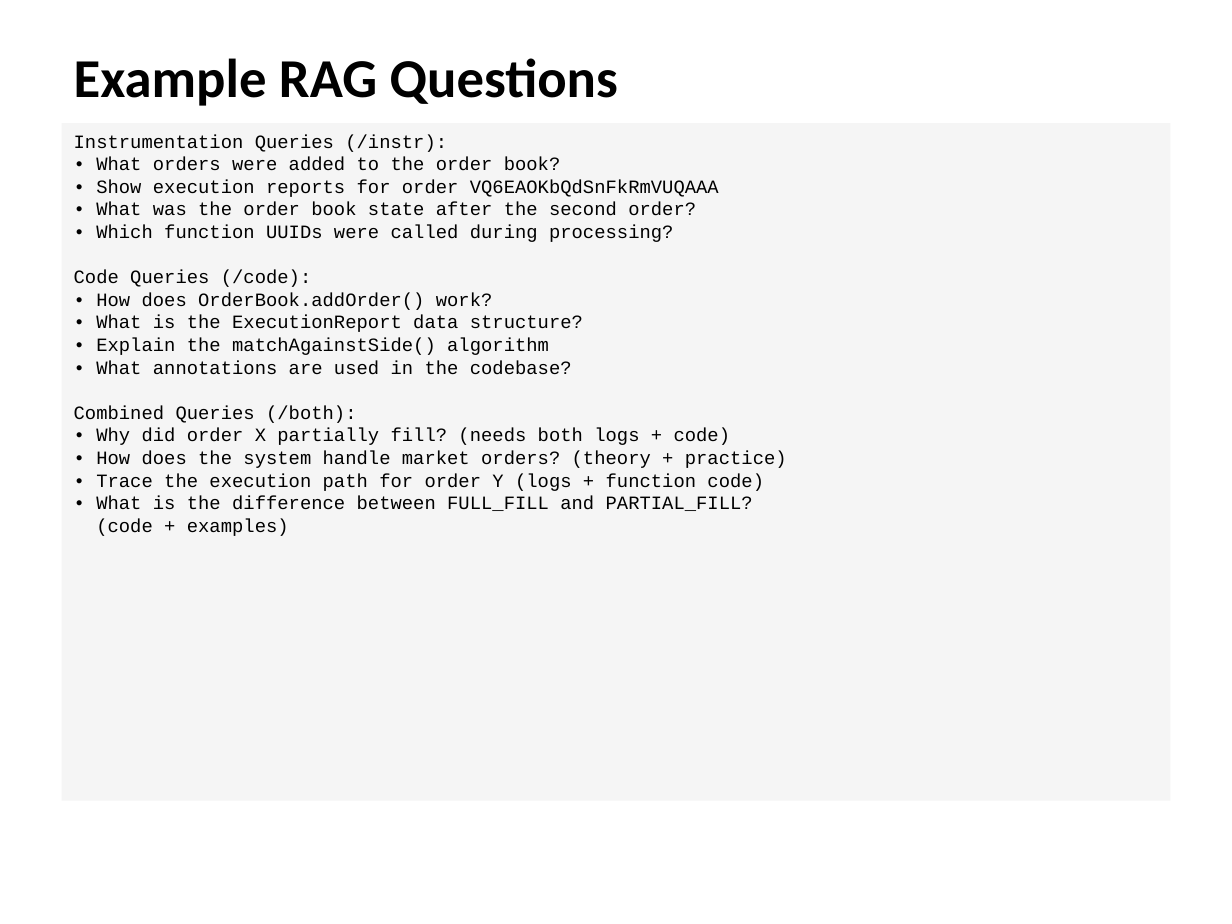
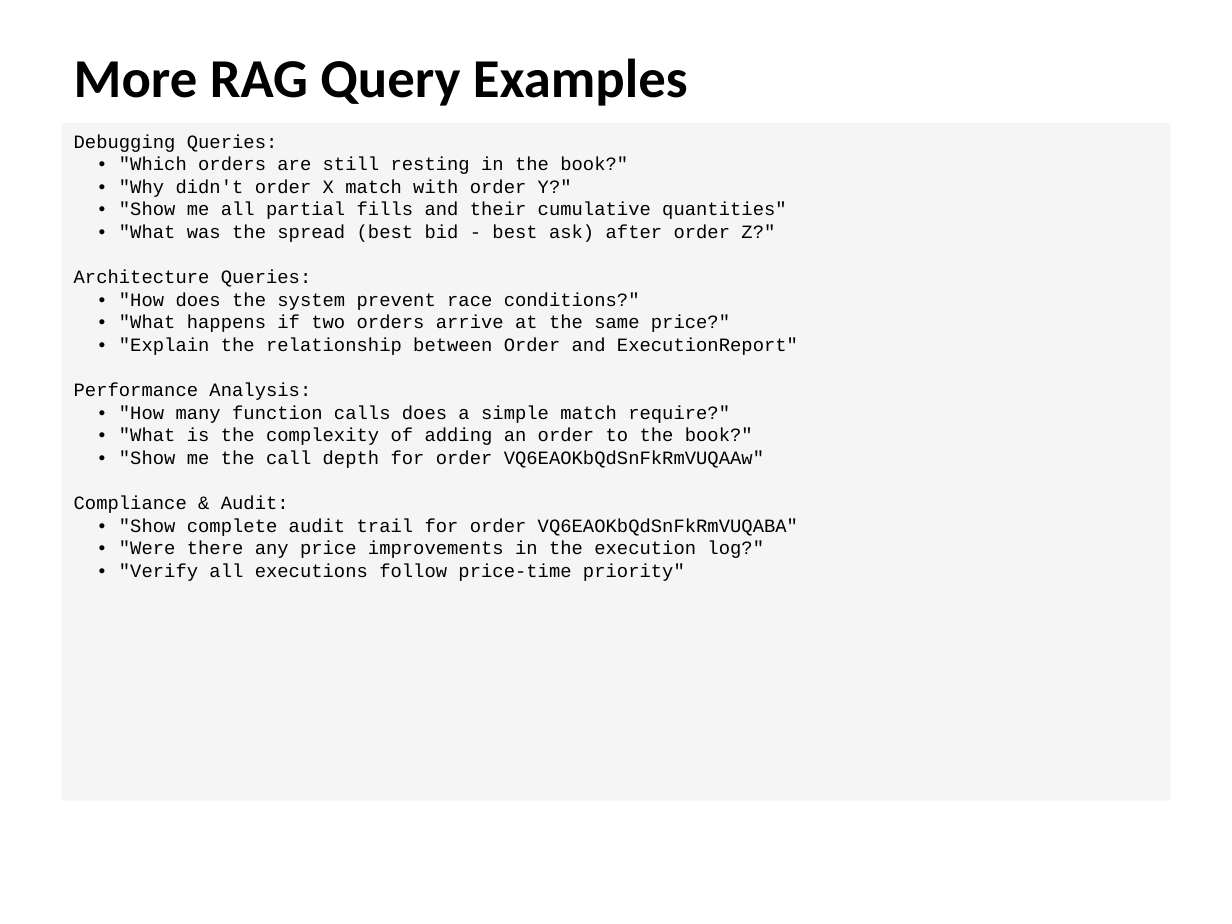
Before and after one commit to spopa01/matching-engine, a slide deck: slide 21 of MatchingEngine_Presentation.pptx (slide 18 before the commit). Drawn at 1232x924 pixels with LibreOffice and Linux fonts; fonts in the diff are those of the drawing. Boxes give left, top, right and bottom in pixels: in the first picture for what was removed or moved away, otherwise in the second. Text is boxed around its words. In the diff, an @@ line names an element or a change of style, - is before the commit and + after.

```diff
--- a/MatchingEngine_Presentation.pptx
+++ b/MatchingEngine_Presentation.pptx
@@ text at <box>74,58,688,106</box>: text changed @@
-Example RAG Questions
+More RAG Query Examples
@@ text in rectangle at <box>74,134,798,581</box>: text changed @@
-Instrumentation Queries (/instr):
-• What orders were added to the order book?
-• Show execution reports for order VQ6EAOKbQdSnFkRmVUQAAA
-• What was the order book state after the second order?
-• Which function UUIDs were called during processing?
-Code Queries (/code):
-• How does OrderBook.addOrder() work?
-• What is the ExecutionReport data structure?
-• Explain the matchAgainstSide() algorithm
-• What annotations are used in the codebase?
-Combined Queries (/both):
-• Why did order X partially fill? (needs both logs + code)
-• How does the system handle market orders? (theory + practice)
-• Trace the execution path for order Y (logs + function code)
-• What is the difference between FULL_FILL and PARTIAL_FILL?
-(code + examples)
+Debugging Queries:
+• "Which orders are still resting in the book?"
+• "Why didn't order X match with order Y?"
+• "Show me all partial fills and their cumulative quantities"
+• "What was the spread (best bid - best ask) after order Z?"
+Architecture Queries:
+• "How does the system prevent race conditions?"
+• "What happens if two orders arrive at the same price?"
+• "Explain the relationship between Order and ExecutionReport"
+Performance Analysis:
+• "How many function calls does a simple match require?"
+• "What is the complexity of adding an order to the book?"
+• "Show me the call depth for order VQ6EAOKbQdSnFkRmVUQAAw"
+Compliance & Audit:
+• "Show complete audit trail for order VQ6EAOKbQdSnFkRmVUQABA"
+• "Were there any price improvements in the execution log?"
+• "Verify all executions follow price-time priority"
```
Also in this commit, not shown: 9 other slides changed, 10 slides added, 2 slides removed, 1 other file.
